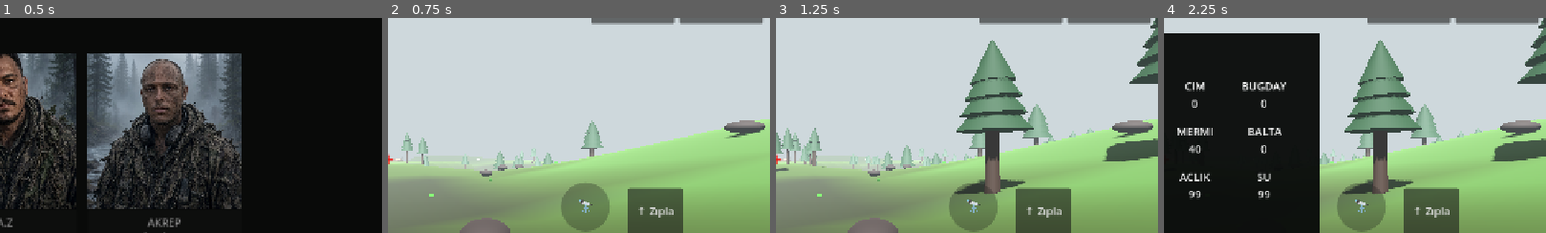
Above: before the commit, frames 1-4 (left to right).
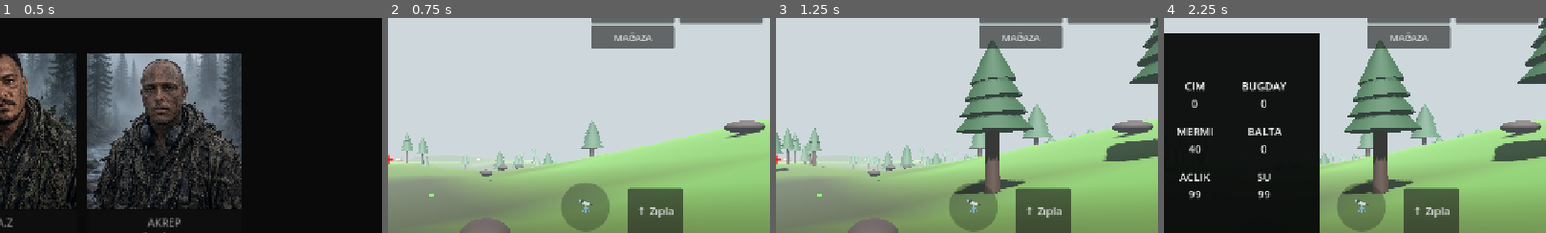
Above: after the commit, the same moments.

Repository: cantrsx-blip/GrayCardWars
Game: Godot game, scene res://scenes/Intro.tscn
Same seed, same stepped clock (60 frames per second), same inputs: the game is played once before the commit and once after it.
Inputs:
- Up to frame 1 (0.5 s): no input
- Up to frame 2 (0.75 s): click "GÖREVE BAŞLA" at 0.5 s
- Up to frame 3 (1.25 s): no input
- Up to frame 4 (2.25 s): click "KULLAN" at 1.25 s; click "ENVANTER" at 2 s
The pictures show only the part of the screen within x 50-100%, y 17-67%; the shares and areas given below are measured in that part.

Frame 1 is identical in both runs. In frame 2, 2.3% of the frame differs, in the area x 53-76%, y 3-15%; in frame 3, 2.3%; in frame 4, 2.3%.

Commit message:
Add store button to top-right actions

Diff:
--- a/scripts/main.gd
+++ b/scripts/main.gd
@@ -490,7 +490,7 @@
 	for item in [["↑",Vector2(88,4)],["↓",Vector2(88,168)],["←",Vector2(8,86)],["→",Vector2(168,86)]]:
 		var jl=Label.new(); jl.text=item[0]; jl.position=item[1]; jl.size=Vector2(28,28); jl.add_theme_font_size_override("font_size",22); jl.mouse_filter=Control.MOUSE_FILTER_IGNORE; joystick_base.add_child(jl)
 	# URET, DOLDUR, BOMBA and TNT are intentionally removed from the gameplay HUD.
-	var actions=[["KULLAN",_use_nearest_interior],["ENVANTER",_toggle_inventory],["PARCA",_cycle_build_piece],["HILE",_toggle_cheat_mode],["UC",_toggle_fly_mode],["ALCAL",_fly_down]]
+	var actions=[["KULLAN",_use_nearest_interior],["ENVANTER",_toggle_inventory],["PARCA",_cycle_build_piece],["HILE",_toggle_cheat_mode],["UC",_toggle_fly_mode],["ALCAL",_fly_down],["MAĞAZA",_open_store]]
 	for i in actions.size():
 		var b=Button.new(); b.text=actions[i][0]; b.set_anchors_preset(Control.PRESET_TOP_RIGHT)
 		var col=i%2; var row=int(i/2); b.position=Vector2(-300+col*148,12+row*42); b.size=Vector2(140,38); b.add_theme_font_size_override("font_size",15); b.pressed.connect(actions[i][1]); layer.add_child(b)
@@ -511,6 +511,9 @@
 	facing_label=Label.new(); facing_label.set_anchors_preset(Control.PRESET_TOP_WIDE); facing_label.position=Vector2(0,48); facing_label.horizontal_alignment=HORIZONTAL_ALIGNMENT_CENTER; facing_label.add_theme_font_size_override("font_size",22); layer.add_child(facing_label)
 	waypoint_label=Label.new(); waypoint_label.set_anchors_preset(Control.PRESET_TOP_WIDE); waypoint_label.position=Vector2(0,76); waypoint_label.horizontal_alignment=HORIZONTAL_ALIGNMENT_CENTER; waypoint_label.add_theme_font_size_override("font_size",20); layer.add_child(waypoint_label)
 	_create_creative_menu(layer); _setup_sfx(); fx_root=Node3D.new(); fx_root.name="Effects"; add_child(fx_root)
+
+func _open_store():
+	_flash_message("MAĞAZA YAKINDA")
 
 func _nearest_poi() -> String:
 	var best := ""
